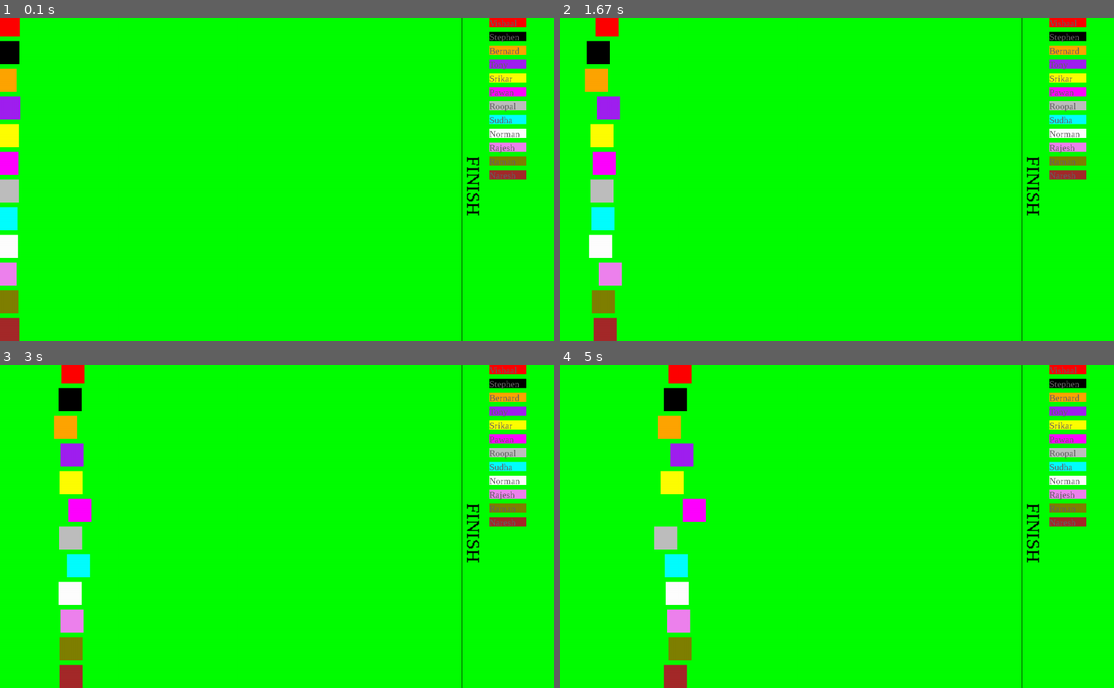
Above: before the commit, frames 1-4 (two rows, left to right).
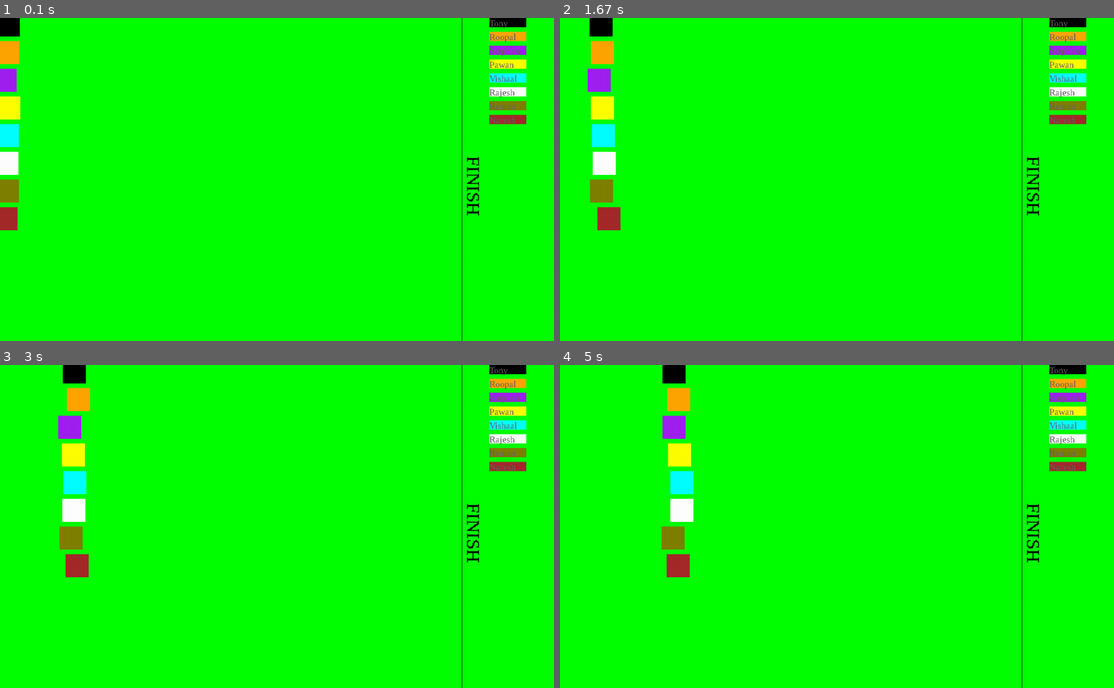
Above: after the commit, the same moments.

Repository: gilgamesh7/pygame_person_selector
Game: pygame game, started from app.py
Same seed, same stepped clock (60 frames per second), same inputs: the game is played once before the commit and once after it.
Inputs:
- Up to frame 1 (0.1 s): no input
- Up to frame 2 (1.67 s): no input
- Up to frame 3 (3 s): no input
- Up to frame 4 (5 s): no input

The runs differ from the first frame. In frame 1, 5.2% of the frame differs, in the area x 0-95%, y 0-100%; in frame 2, 6.3%; in frame 3, 6.3%; in frame 4, 6.6%, in the area x 17-95%, y 0-100%.

Commit message:
Add music

Diff:
--- a/app.py
+++ b/app.py
@@ -23,6 +23,11 @@
         # create clock for controlling fps
         clock = pygame.time.Clock()
 
+        # set up music
+        bg_music = pygame.mixer.Sound('audio/Scheming_Weasel_faster.mp3')
+        bg_music.set_volume(0.2)
+        bg_music.play(loops = -1)
+
         return screen, clock
 
     except Exception as err:
@@ -39,8 +44,10 @@
         # Set up race surface / background
         player_surfaces_list = []
         player_rectangles_list = []
-        player_colours_list = ['Red', 'Black', 'Orange', 'Purple','Yellow','Magenta','Gray','Cyan','White','Violet','Olive','Brown']
-        player_names_list = ['Bernard','Tony','Naresh','Norman','Pawan','Rajesh','Roopal','Srikar','Stephen','Sudha','Vishaal','Raman']
+        player_colours_list = ['Black', 'Orange', 'Purple','Yellow','Cyan','White','Olive','Brown']
+        player_names_list = ['Tony','Naresh','Pawan','Rajesh','Roopal','Stephen','Vishaal','Raman']
+        # player_colours_list = ['Red', 'Black', 'Orange', 'Purple','Yellow','Magenta','Gray','Cyan','White','Violet','Olive','Brown']
+        # player_names_list = ['Bernard','Tony','Naresh','Norman','Pawan','Rajesh','Roopal','Srikar','Stephen','Sudha','Vishaal','Raman']
 
         # assign colours to players
         players_table_surfaces_list = []
Binary file added: audio/AlbumArtSmall.jpg
Binary file added: audio/Folder.jpg
Not shown, added: audio/Scheming_Weasel_faster.mp3
